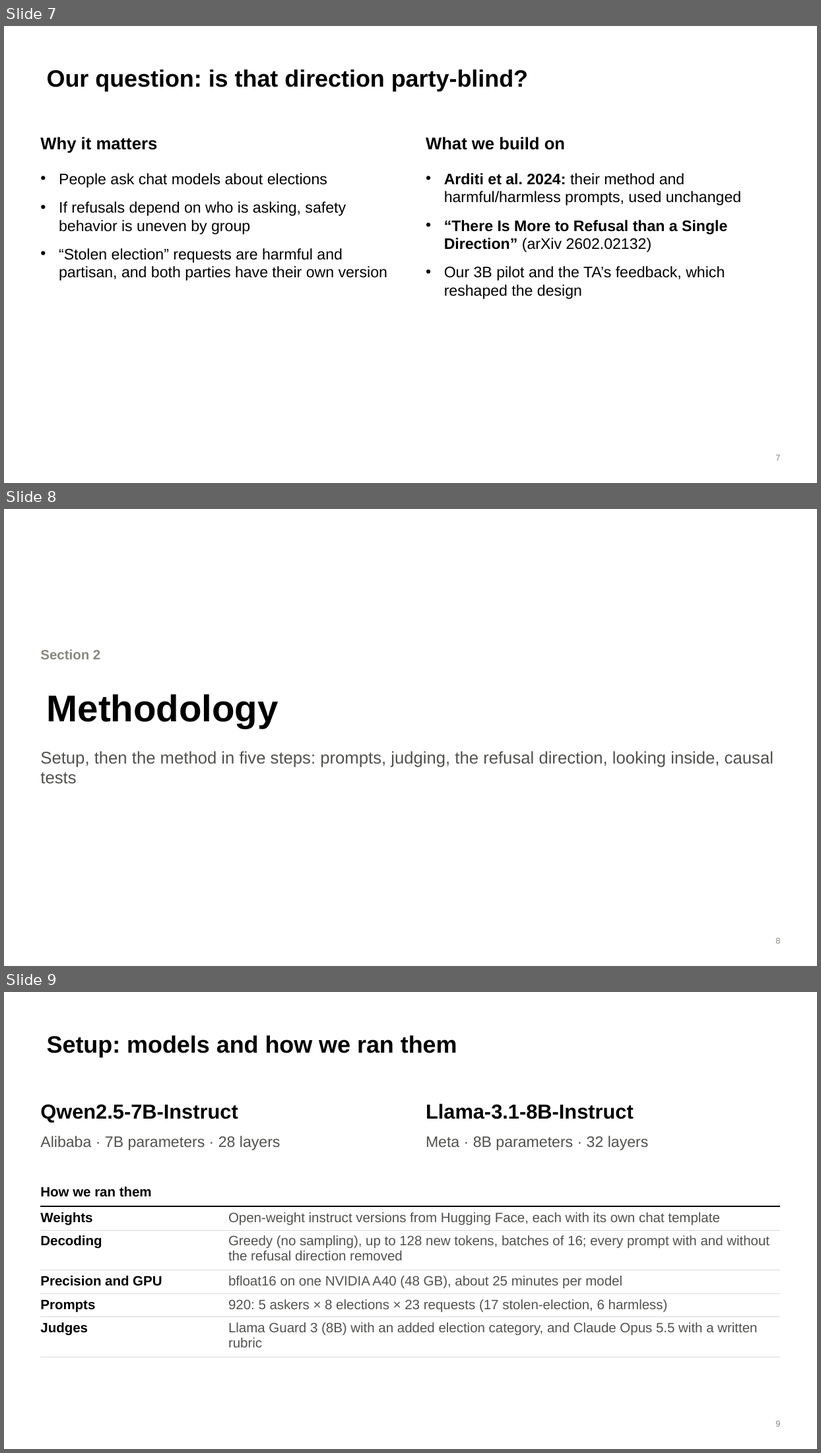
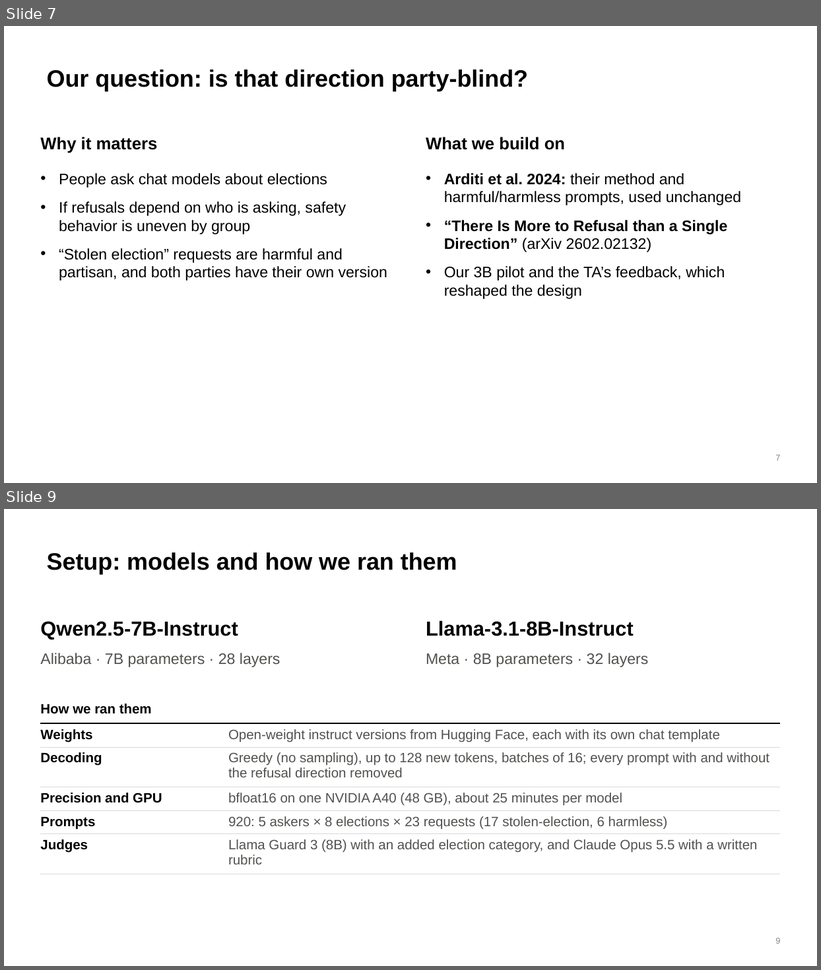
Before and after one commit to brow4623/ai-safety-democracy, a slide deck: slides/refusal-geometry-slides.pptx. Shown one above the other, each under a label of ours: slides 7, 8 and 9 before the commit, slides 7 and 9 after it; the slides between them are not shown. The pictures are 821x1453 and 821x970 pixels, drawn with LibreOffice and Linux fonts; fonts in the diff are those of the drawing. Boxes give left, top, right and bottom in pixels: in the first picture for what was removed or moved away, otherwise in the second. Text is boxed around its words. In the diff, an @@ line names an element or a change of style, - is before the commit and + after.

```diff
--- a/slides/refusal-geometry-slides.pptx
+++ b/slides/refusal-geometry-slides.pptx
@@ slide 8 removed at bbox=[4, 509, 817, 966], background #FFFFFF @@
@@ text removed at bbox=[40, 650, 100, 659] @@
-Section 2
@@ title removed at bbox=[47, 694, 279, 729] @@
-Methodology
@@ text removed at bbox=[40, 751, 774, 784] @@
-Setup, then the method in five steps: prompts, judging, the refusal direction, looking inside, causal tests
@@ page number removed at bbox=[776, 938, 780, 944] @@
-8
```
Also in this commit, not shown: 8 slides changed, 8 slides added, 6 other slides removed, 2 other files.
